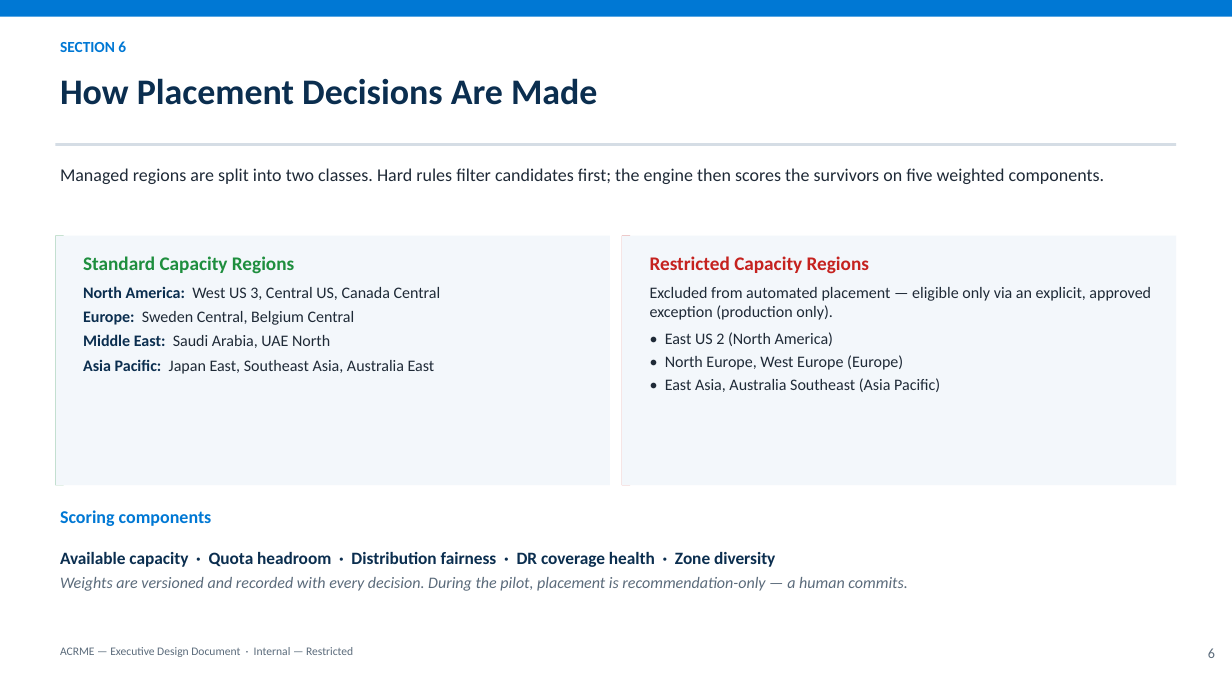
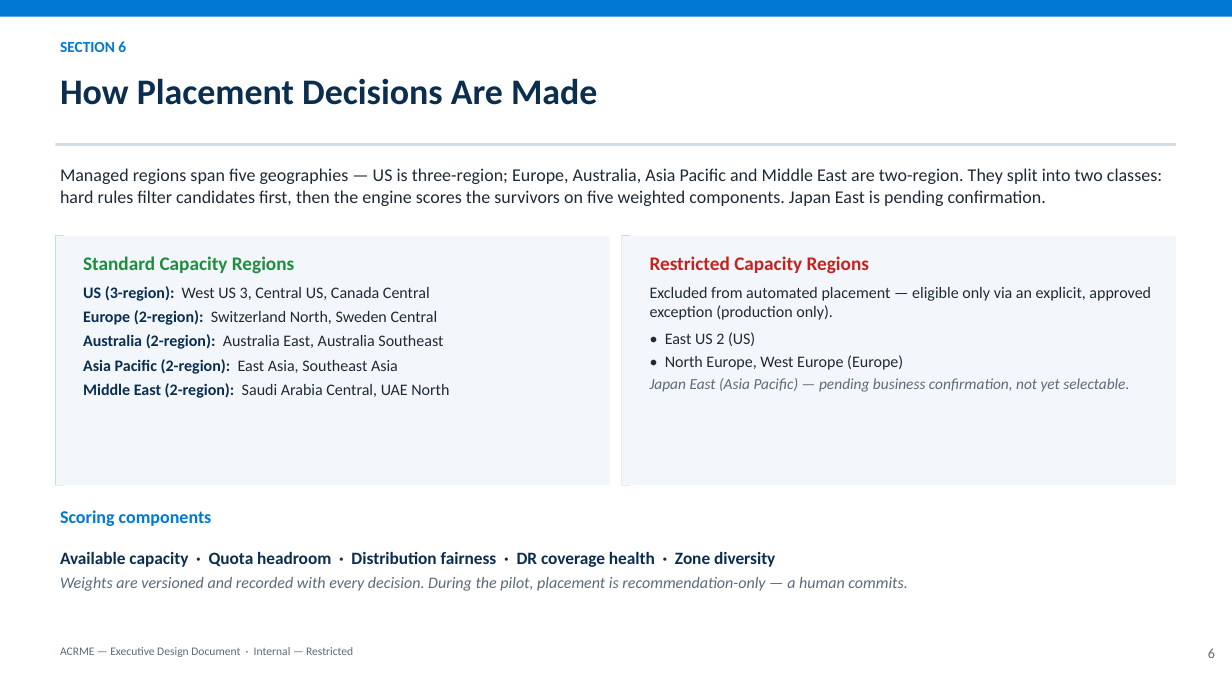
Before and after one commit to vishnu4573/acrme-capacity-reservation, a slide deck: slide 6 of docs/presentation/acrme_executive_presentation.pptx. Drawn at 1232x693 pixels with LibreOffice and Linux fonts; fonts in the diff are those of the drawing. Boxes give left, top, right and bottom in pixels: in the first picture for what was removed or moved away, otherwise in the second. Text is boxed around its words. In the diff, an @@ line names an element or a change of style, - is before the commit and + after.

```diff
--- a/docs/presentation/acrme_executive_presentation.pptx
+++ b/docs/presentation/acrme_executive_presentation.pptx
@@ text at (60,168,1162,206): text changed @@
-Managed regions are split into two classes. Hard rules filter candidates first; the engine then scores the survivors on five weighted components.
+Managed regions span five geographies — US is three-region; Europe, Australia, Asia Pacific and Middle East are two-region. They split into two classes: hard rules filter candidates first, then the engine scores the survivors on five weighted components. Japan East is pending confirmation.
@@ text at (83,286,449,398): text changed @@
-North America: West US 3, Central US, Canada Central
-Europe: Sweden Central, Belgium Central
-Middle East: Saudi Arabia, UAE North
-Asia Pacific: Japan East, Southeast Asia, Australia East
+US (3-region): West US 3, Central US, Canada Central
+Europe (2-region): Switzerland North, Sweden Central
+Australia (2-region): Australia East, Australia Southeast
+Asia Pacific (2-region): East Asia, Southeast Asia
+Middle East (2-region): Saudi Arabia Central, UAE North
@@ text at (665,332,755,346): text changed @@
-• East US 2 (North America)
+• East US 2 (US)
@@ text at (650,378,1129,392): text changed; size 12.5 to 12 pt; text colour #1F2A37 to #5B6B7B; italic on @@
-• East Asia, Australia Southeast (Asia Pacific)
+Japan East (Asia Pacific) — pending business confirmation, not yet selectable.
```
Also in this commit, not shown: 1 other slide changed, 1 other file.
